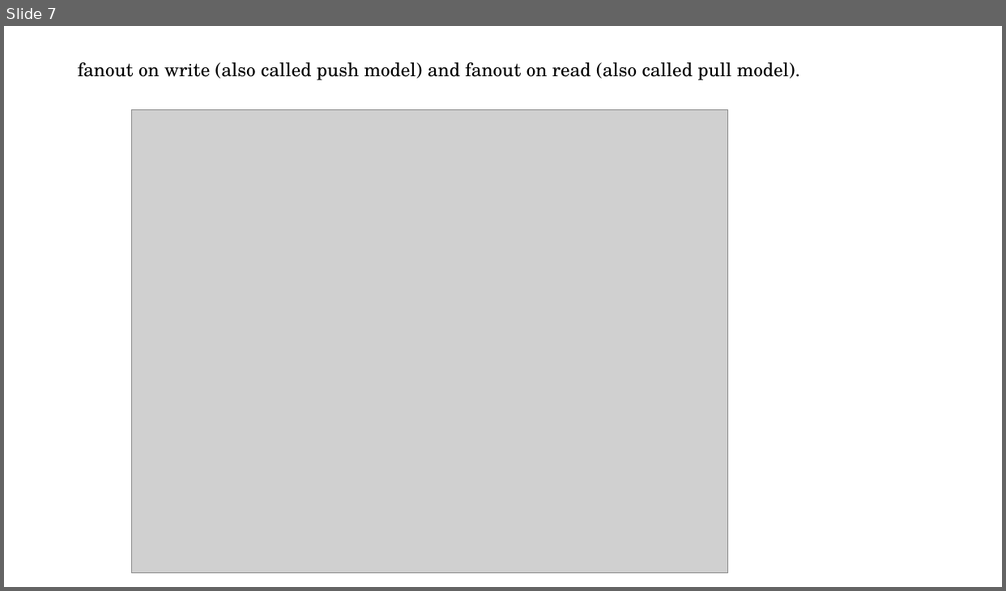
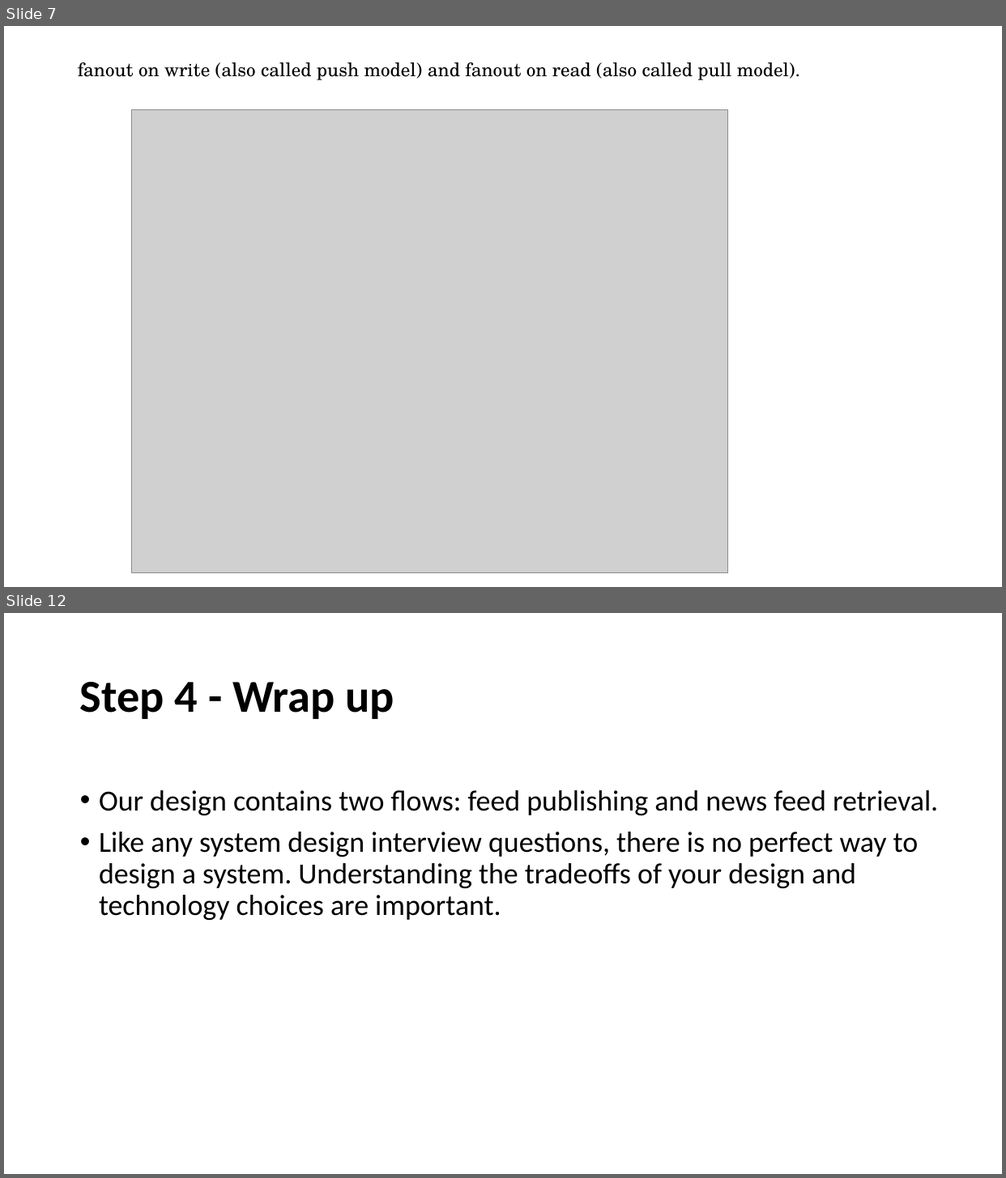
Before and after one commit to GuilinDev/studyBuddy, a slide deck: meetingPPT/063_Joy_SystemDesignInterview_NewsFeed.pptx. Shown one above the other, each under a label of ours: slide 7 before the commit, slides 7 and 12 after it; the slides between them are not shown. The pictures are 1006x591 and 1006x1178 pixels, drawn with LibreOffice and Linux fonts; fonts in the diff are those of the drawing; grey boxes stand for pictures. Boxes give left, top, right and bottom in pixels: in the first picture for what was removed or moved away, otherwise in the second. Text is boxed around its words. In the diff, an @@ line names an element or a change of style, - is before the commit and + after.

Commit message:
news feed

```diff
--- a/meetingPPT/063_Joy_SystemDesignInterview_NewsFeed.pptx
+++ b/meetingPPT/063_Joy_SystemDesignInterview_NewsFeed.pptx
@@ slide 12 added at <box>4,613,1002,1174</box>, background #FFFFFF @@
@@ title added at <box>80,682,395,719</box>, 44 pt, text #000000, bold @@
+Step 4 - Wrap up
@@ text added at <box>99,790,938,920</box>, 28 pt, text #000000 @@
+• Our design contains two flows: feed publishing and news feed retrieval.
+• Like any system design interview questions, there is no perfect way to design a system. Understanding the tradeoffs of your design and technology choices are important.
```
Also in this commit, not shown: 5 other slides added.
